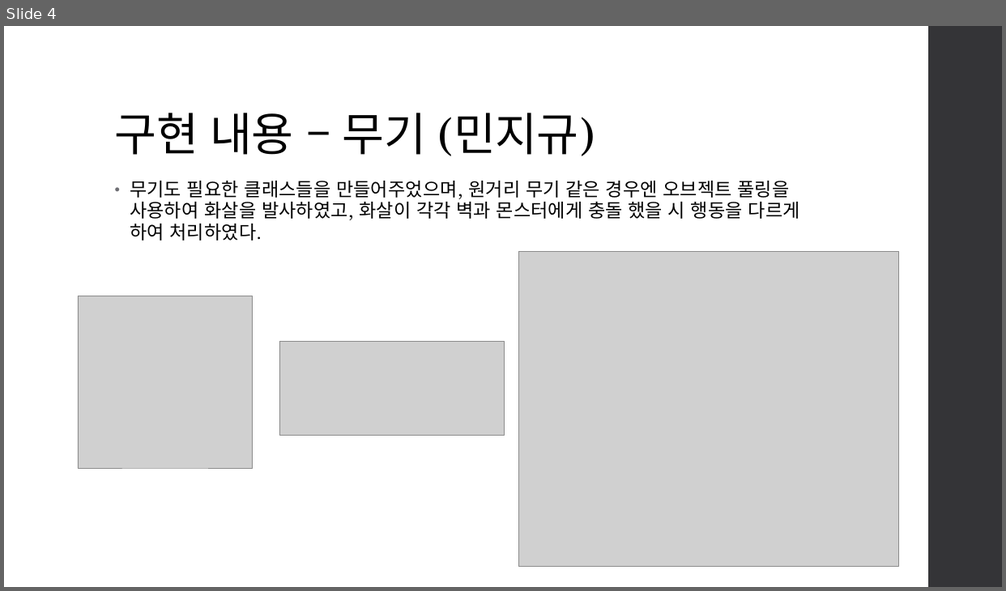
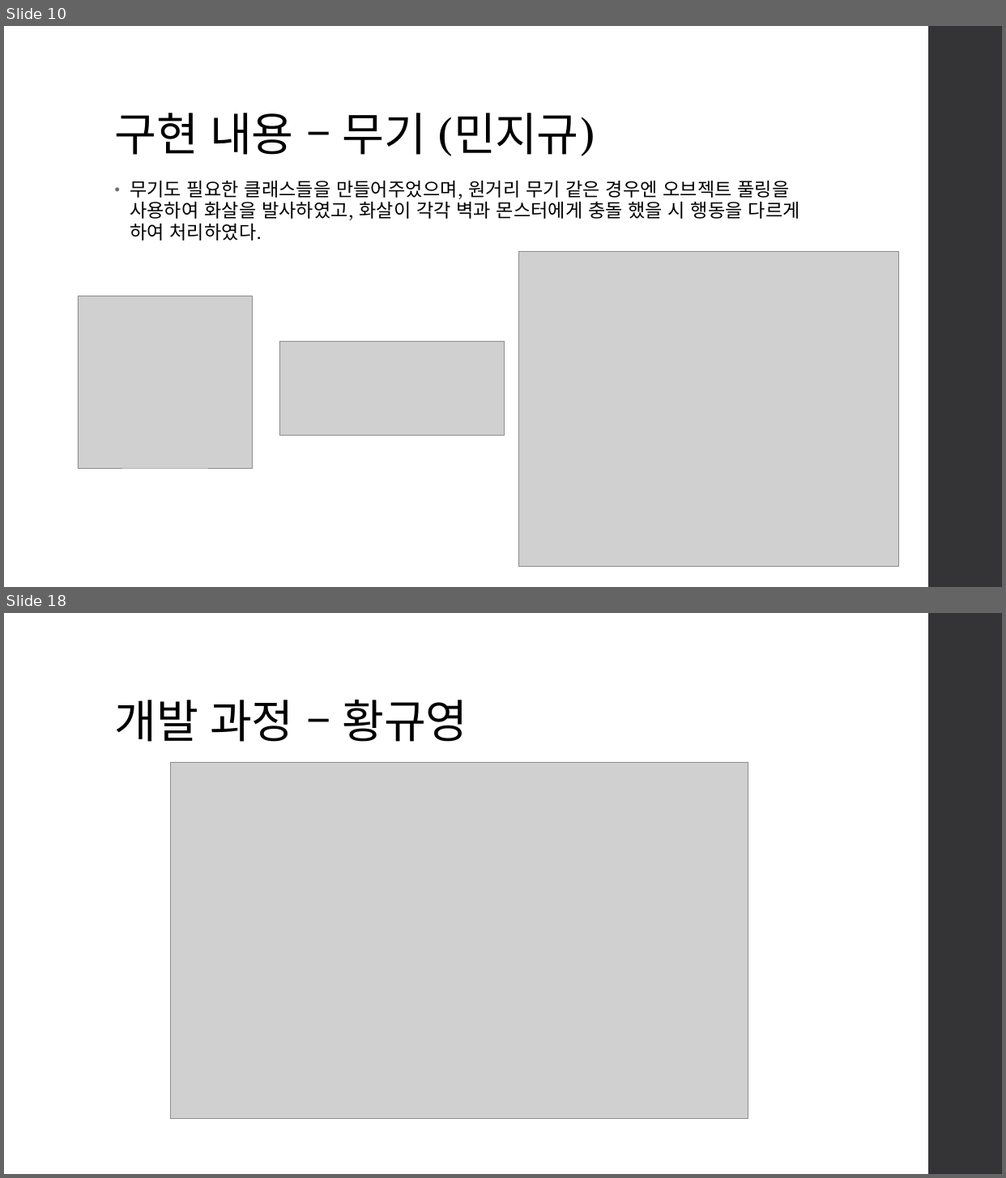
Before and after one commit to jigyu12/SFML_Team_Mockup_Project-Dungreed, a slide deck: SFML 던그리드 모작 팀 프로젝트(민지규, 박지광, 황규영) 발표 자료.pptx. Shown one above the other, each under a label of ours: slide 4 before the commit, slides 10 and 18 after it; the slides between them are not shown. The pictures are 1006x591 and 1006x1178 pixels, drawn with LibreOffice and Linux fonts; fonts in the diff are those of the drawing; grey boxes stand for pictures. Boxes give left, top, right and bottom in pixels: in the first picture for what was removed or moved away, otherwise in the second. Text is boxed around its words. In the diff, an @@ line names an element or a change of style, - is before the commit and + after.

```diff
--- a/SFML 던그리드 모작 팀 프로젝트(민지규, 박지광, 황규영) 발표 자료.pptx
+++ b/SFML 던그리드 모작 팀 프로젝트(민지규, 박지광, 황규영) 발표 자료.pptx
@@ slide 18 added at bbox=[4, 613, 1002, 1174], background #FFFFFF; not listed: 1 template element that a slide beside it also shows @@
@@ title added at bbox=[115, 700, 468, 742], 44 pt, text #000000 @@
+개발 과정 – 황규영
@@ picture added at bbox=[170, 763, 748, 1119] @@
@@ what was slide 4 is now slide 10 @@
```
Also in this commit, not shown: 1 slide changed, 19 other slides added, 1 slide removed.
